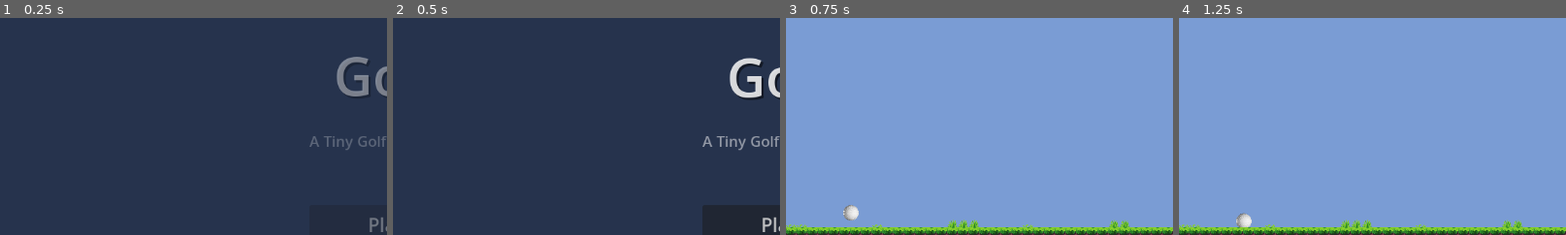
Above: before the commit, frames 1-4 (left to right).
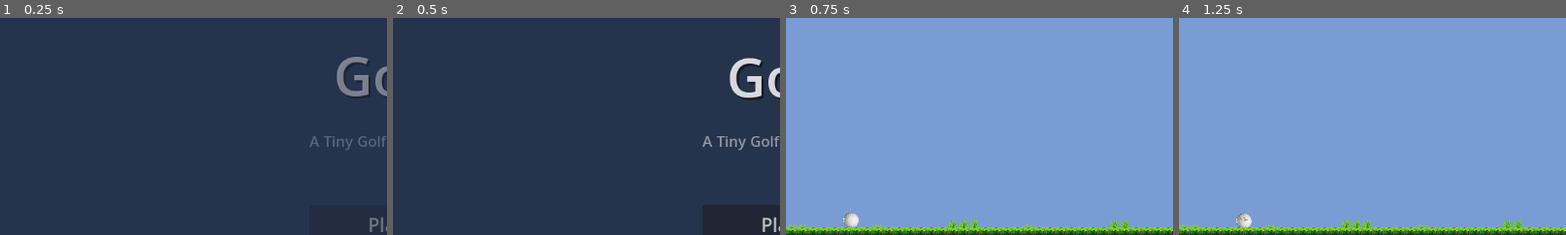
Above: after the commit, the same moments.

Repository: Willemilk/coolgolfgame
Game: Godot game, scene res://title_screen.tscn
Same seed, same stepped clock (60 frames per second), same inputs: the game is played once before the commit and once after it.
Inputs:
- Up to frame 1 (0.25 s): no input
- Up to frame 2 (0.5 s): no input
- Up to frame 3 (0.75 s): click "Play" at 0.5 s
- Up to frame 4 (1.25 s): no input
The pictures show only the part of the screen within x 0-50%, y 11-61%; the shares and areas given below are measured in that part.

Frames 1-2 are identical in both runs. In frame 3, 0.3% of the frame differs, in the area x 14-19%, y 86-97%; in frame 4, less than 0.1%.

Commit message:
speed fixed

Diff:
--- a/ball.gd
+++ b/ball.gd
@@ -1,37 +1,90 @@
 extends RigidBody2D
 
-var shot_power_multiplier = 0.8
-var max_shot_distance = 200.0
-var rest_velocity_threshold = 2.0
+var shot_power_multiplier = 5.0
+var max_shot_distance = 350.0
+var rest_velocity_threshold = 5.0
+var max_speed = 900.0
 
 signal hit_count_changed
 
 var is_aiming = false
 var start_pos = Vector2()
 var hit_count = 0
-var shot_indicator
+var shot_indicator: Line2D
 var was_moving = false
 var ball_sprite
 var trail_timer = 0.0
 
+var physics_dt: float
+var gravity_vector: Vector2
+var damp_factor: float
+
+var dot_indicator: Line2D
+var power_label: Label
+
 
 func _ready():
 	shot_indicator = $ShotIndicator
 	shot_indicator.visible = false
-	shot_indicator.width = 3.0
+	shot_indicator.width = 2.0
 	shot_indicator.top_level = true
+
+	dot_indicator = Line2D.new()
+	dot_indicator.width = 2.0
+	dot_indicator.top_level = true
+	dot_indicator.visible = false
+	dot_indicator.default_color = Color(1, 1, 1, 0.5)
+	dot_indicator.z_index = 10
+	add_child(dot_indicator)
+
+	power_label = Label.new()
+	power_label.top_level = true
+	power_label.visible = false
+	power_label.add_theme_font_size_override("font_size", 14)
+	power_label.add_theme_color_override("font_color", Color.WHITE)
+	power_label.add_theme_color_override("font_shadow_color", Color(0, 0, 0, 0.8))
+	power_label.add_theme_constant_override("shadow_offset_x", 1)
+	power_label.add_theme_constant_override("shadow_offset_y", 1)
+	add_child(power_label)
+
 	ball_sprite = $Ball
 	ball_sprite.scale = Vector2(0.03, 0.03)
-	linear_damp = 5.0
-	angular_damp = 5.0
-	gravity_scale = 1.0
-	continuous_cd = RigidBody2D.CCD_MODE_CAST_SHAPE
+
+	linear_damp_mode = RigidBody2D.DAMP_MODE_REPLACE
+	linear_damp = 1.2
+	angular_damp_mode = RigidBody2D.DAMP_MODE_REPLACE
+	angular_damp = 2.0
+	gravity_scale = 1.8
+	continuous_cd = RigidBody2D.CCD_MODE_CAST_RAY
+	mass = 0.5
+
+	physics_dt = 1.0 / float(ProjectSettings.get_setting("physics/common/physics_ticks_per_second"))
+	var grav_value = ProjectSettings.get_setting("physics/2d/default_gravity")
+	var grav_dir = ProjectSettings.get_setting("physics/2d/default_gravity_vector")
+	gravity_vector = grav_dir * grav_value * gravity_scale
+	damp_factor = maxf(1.0 - physics_dt * linear_damp, 0.0)
+
+	var mat = PhysicsMaterial.new()
+	mat.friction = 0.5
+	mat.bounce = 0.45
+	physics_material_override = mat
+
+
+func _integrate_forces(state: PhysicsDirectBodyState2D):
+	state.linear_velocity = state.linear_velocity.limit_length(max_speed)
+
+	if state.linear_velocity.length() < rest_velocity_threshold and was_moving:
+		state.linear_velocity = Vector2.ZERO
+		state.angular_velocity = 0.0
 
 
 func _physics_process(delta):
 	if shot_indicator.visible:
 		shot_indicator.global_position = global_position
 		shot_indicator.global_rotation = 0
+	if dot_indicator.visible:
+		dot_indicator.global_position = Vector2.ZERO
+		dot_indicator.global_rotation = 0
 
 	if linear_velocity.length() > rest_velocity_threshold:
 		was_moving = true
@@ -42,53 +95,120 @@
 	elif was_moving:
 		was_moving = false
 		trail_timer = 0.0
-		linear_velocity = Vector2.ZERO
-		angular_velocity = 0.0
 		spawn_land_particles()
 		squash_ball(Vector2(0.039, 0.021), Vector2(0.03, 0.03))
 
 
+func is_ball_at_rest() -> bool:
+	return linear_velocity.length() < rest_velocity_threshold and not was_moving
+
+
 func _input(event):
-	if linear_velocity.length() < rest_velocity_threshold and not was_moving:
-		if event is InputEventMouseButton:
-			if event.button_index == MOUSE_BUTTON_LEFT:
-				if event.pressed:
-					if global_position.distance_to(get_global_mouse_position()) < 50.0:
-						is_aiming = true
-						start_pos = global_position
-						shot_indicator.visible = true
-						shot_indicator.global_position = global_position
-						shot_indicator.global_rotation = 0
-						shot_indicator.points = [Vector2.ZERO, Vector2.ZERO]
-				else:
-					if is_aiming:
-						is_aiming = false
-						shot_indicator.visible = false
-						var end_pos = get_global_mouse_position()
-						var shot_vector = start_pos - end_pos
-						if shot_vector.length() > max_shot_distance:
-							shot_vector = shot_vector.normalized() * max_shot_distance
-
-						if shot_vector.length() > 5.0:
-							apply_impulse(shot_vector * shot_power_multiplier)
-							spawn_shoot_particles(shot_vector)
-							squash_ball(Vector2(0.018, 0.042), Vector2(0.03, 0.03))
-							screen_shake(3.0)
-							hit_count += 1
-							emit_signal("hit_count_changed", hit_count)
-		elif event is InputEventMouseMotion:
-			if is_aiming:
-				var mouse_pos = get_global_mouse_position()
-				var direction = start_pos - mouse_pos
-				if direction.length() > max_shot_distance:
-					direction = direction.normalized() * max_shot_distance
-				shot_indicator.points = [Vector2.ZERO, direction]
-				update_indicator_color(direction.length())
+	if not is_ball_at_rest():
+		return
+
+	if event is InputEventMouseButton:
+		if event.button_index == MOUSE_BUTTON_LEFT:
+			if event.pressed:
+				if global_position.distance_to(get_global_mouse_position()) < 60.0:
+					is_aiming = true
+					start_pos = global_position
+					shot_indicator.visible = true
+					dot_indicator.visible = true
+					power_label.visible = true
+					shot_indicator.global_position = global_position
+					shot_indicator.global_rotation = 0
+					shot_indicator.points = [Vector2.ZERO, Vector2.ZERO]
+			else:
+				if is_aiming:
+					is_aiming = false
+					shot_indicator.visible = false
+					dot_indicator.visible = false
+					power_label.visible = false
+					var end_pos = get_global_mouse_position()
+					var shot_vector = start_pos - end_pos
+					if shot_vector.length() > max_shot_distance:
+						shot_vector = shot_vector.normalized() * max_shot_distance
+
+					if shot_vector.length() > 5.0:
+						apply_impulse(shot_vector * shot_power_multiplier)
+						spawn_shoot_particles(shot_vector)
+						squash_ball(Vector2(0.018, 0.042), Vector2(0.03, 0.03))
+						screen_shake(4.0)
+						hit_count += 1
+						emit_signal("hit_count_changed", hit_count)
+	elif event is InputEventMouseMotion:
+		if is_aiming:
+			update_aim()
+
+
+func update_aim():
+	var mouse_pos = get_global_mouse_position()
+	var direction = start_pos - mouse_pos
+	if direction.length() > max_shot_distance:
+		direction = direction.normalized() * max_shot_distance
+
+	var power_ratio = direction.length() / max_shot_distance
+	update_indicator_color(direction.length())
+
+	shot_indicator.points = [Vector2.ZERO, direction * 0.3]
+
+	power_label.text = str(int(power_ratio * 100)) + "%"
+	power_label.global_position = global_position + Vector2(15, -25)
+
+	update_trajectory_preview(direction * shot_power_multiplier)
+
+
+func update_trajectory_preview(impulse: Vector2):
+	var points: PackedVector2Array = []
+	var vel = impulse / mass
+	var pos = global_position
+	var dt = physics_dt
+	var space = get_world_2d().direct_space_state
+	var query = PhysicsRayQueryParameters2D.new()
+	query.exclude = [get_rid()]
+	query.collision_mask = collision_mask
+
+	points.append(pos)
+
+	for i in range(90):
+		var old_pos = pos
+
+		vel *= damp_factor
+		vel += gravity_vector * dt
+		pos += vel * dt
+
+		if vel.length() > max_speed:
+			vel = vel.limit_length(max_speed)
+
+		query.from = old_pos
+		query.to = pos
+		var result = space.intersect_ray(query)
+		if result:
+			points.append(result.position)
+			var normal = result.normal
+			vel = vel.bounce(normal) * physics_material_override.bounce
+			pos = result.position + normal * 2.0
+
+			if vel.length() < rest_velocity_threshold * 2:
+				break
+
+		points.append(pos)
+
+		if vel.length() < rest_velocity_threshold:
+			break
+
+	dot_indicator.points = points
+	dot_indicator.default_color = shot_indicator.default_color * Color(1, 1, 1, 0.4)
 
 
 func update_indicator_color(power):
 	var ratio = power / max_shot_distance
-	var color = Color.GREEN.lerp(Color.RED, ratio)
+	var color: Color
+	if ratio < 0.5:
+		color = Color.GREEN.lerp(Color.YELLOW, ratio * 2.0)
+	else:
+		color = Color.YELLOW.lerp(Color.RED, (ratio - 0.5) * 2.0)
 	shot_indicator.default_color = color
 
 
--- a/level_2.tscn
+++ b/level_2.tscn
@@ -29,78 +29,78 @@
 [sub_resource type="RectangleShape2D" id="RectangleShape2D_oubuo"]
 size = Vector2(48, 48.0938)
 
-[node name="Level2" type="Node2D"]
+[node name="Level2" type="Node2D" unique_id=947663218]
 
-[node name="Terrain" type="StaticBody2D" parent="."]
+[node name="Terrain" type="StaticBody2D" parent="." unique_id=559679832]
 
-[node name="RightWall" type="CollisionShape2D" parent="Terrain"]
+[node name="RightWall" type="CollisionShape2D" parent="Terrain" unique_id=1819403478]
 position = Vector2(1160, 232)
 shape = SubResource("RectangleShape2D_i6bdp")
 
-[node name="CollisionShape2D" type="CollisionShape2D" parent="Terrain"]
+[node name="CollisionShape2D" type="CollisionShape2D" parent="Terrain" unique_id=1255671929]
 position = Vector2(572.375, 516)
 shape = SubResource("RectangleShape2D_poqr1")
 
-[node name="LeftWall" type="CollisionShape2D" parent="Terrain"]
+[node name="LeftWall" type="CollisionShape2D" parent="Terrain" unique_id=1425580762]
 position = Vector2(-8, 231)
 shape = SubResource("RectangleShape2D_i6bdp")
 
-[node name="UpperWall" type="CollisionShape2D" parent="Terrain"]
+[node name="UpperWall" type="CollisionShape2D" parent="Terrain" unique_id=695953853]
 position = Vector2(575, -5.5)
 shape = SubResource("RectangleShape2D_mu4d0")
 
-[node name="Structure" type="StaticBody2D" parent="Terrain"]
+[node name="Structure" type="StaticBody2D" parent="Terrain" unique_id=984633560]
 
-[node name="CollisionShape2D" type="CollisionShape2D" parent="Terrain/Structure"]
+[node name="CollisionShape2D" type="CollisionShape2D" parent="Terrain/Structure" unique_id=1657255679]
 position = Vector2(608, 244)
 shape = SubResource("RectangleShape2D_2qpmh")
 
-[node name="CollisionShape2D2" type="CollisionShape2D" parent="Terrain/Structure"]
+[node name="CollisionShape2D2" type="CollisionShape2D" parent="Terrain/Structure" unique_id=1263647274]
 position = Vector2(540, 348)
 shape = SubResource("RectangleShape2D_osge8")
 
-[node name="CollisionShape2D3" type="CollisionShape2D" parent="Terrain/Structure"]
+[node name="CollisionShape2D3" type="CollisionShape2D" parent="Terrain/Structure" unique_id=564278672]
 position = Vector2(552, 312)
 shape = SubResource("RectangleShape2D_g74wb")
 
-[node name="CollisionShape2D4" type="CollisionShape2D" parent="Terrain/Structure"]
+[node name="CollisionShape2D4" type="CollisionShape2D" parent="Terrain/Structure" unique_id=71524418]
 position = Vector2(512, 368)
 shape = SubResource("RectangleShape2D_3vy27")
 
-[node name="Obstakels" type="StaticBody2D" parent="."]
+[node name="Obstakels" type="StaticBody2D" parent="." unique_id=1256503764]
 
-[node name="Hole" type="Area2D" parent="."]
+[node name="Hole" type="Area2D" parent="." unique_id=1230098199]
 script = ExtResource("1_e5bee")
 
-[node name="CollisionShape2D" type="CollisionShape2D" parent="Hole"]
+[node name="CollisionShape2D" type="CollisionShape2D" parent="Hole" unique_id=713587793]
 position = Vector2(1112, 344.047)
 shape = SubResource("RectangleShape2D_oubuo")
 
-[node name="Sprite2D" type="Sprite2D" parent="Hole"]
+[node name="Sprite2D" type="Sprite2D" parent="Hole" unique_id=368765266]
 position = Vector2(1112, 344)
 scale = Vector2(1.5, 1.5)
 texture = ExtResource("2_63i3n")
 
-[node name="UI" type="CanvasLayer" parent="."]
+[node name="UI" type="CanvasLayer" parent="." unique_id=1722849785]
 
-[node name="HitLabel" type="Label" parent="UI"]
+[node name="HitLabel" type="Label" parent="UI" unique_id=1127769464]
 offset_left = 1280.0
 offset_top = 608.0
 offset_right = 2432.0
 offset_bottom = 1256.0
 
-[node name="Ball" parent="." instance=ExtResource("3_o3rt0")]
+[node name="Ball" parent="." unique_id=497351273 instance=ExtResource("3_o3rt0")]
 position = Vector2(96, 352)
 scale = Vector2(2, 2)
 mass = 0.022
 gravity_scale = 0.0
 
-[node name="TileMap" type="TileMap" parent="."]
+[node name="TileMap" type="TileMap" parent="." unique_id=235892144]
 tile_set = ExtResource("4_fqhkx")
 format = 2
 layer_0/tile_data = PackedInt32Array(1572864, 196608, 0, 1572865, 196608, 0, 1572866, 196608, 0, 1572867, 196608, 0, 15 …(27244 unchanged characters)…
 
-[node name="ColorRect" type="ColorRect" parent="."]
+[node name="ColorRect" type="ColorRect" parent="." unique_id=819801706]
 show_behind_parent = true
 offset_right = 1152.0
 offset_bottom = 656.0
--- a/music_manager.gd
+++ b/music_manager.gd
@@ -1,37 +1,40 @@
 extends Node
 
-var player
-var songs = []
+var songs = [
+	"res://music/lensko_cetus.mp3"
+]
 var current_song = 0
-var volume_db = 0.0
+var volume_linear = 0.8
+var player: AudioStreamPlayer
 
 
 func _ready():
-	var music_dir = DirAccess.open("res://music/")
-	if music_dir:
-		music_dir.list_dir_begin()
-		var file = music_dir.get_next()
-		while file != "":
-			if file.ends_with(".ogg") or file.ends_with(".mp3"):
-				songs.append("res://music/" + file)
-			file = music_dir.get_next()
+	player = AudioStreamPlayer.new()
+	player.bus = &"Master"
+	add_child(player)
+	player.finished.connect(_on_song_finished)
 
 	if songs.size() > 0:
 		songs.shuffle()
-		player = AudioStreamPlayer.new()
-		player.bus = "Master"
-		player.volume_db = volume_db
-		add_child(player)
-		player.finished.connect(_on_song_finished)
-		play_song()
+		call_deferred("play_song")
 
 
 func play_song():
-	if songs.size() == 0:
+	if songs.size() == 0 or current_song >= songs.size():
 		return
+
 	var stream = load(songs[current_song])
+	if stream == null:
+		push_warning("MusicManager: Could not load " + songs[current_song])
+		return
+
+	if stream is AudioStreamMP3:
+		stream.loop = false
+
 	player.stream = stream
+	player.volume_db = linear_to_db(volume_linear)
 	player.play()
+	print("MusicManager: Now playing " + songs[current_song] + " at " + str(player.volume_db) + " dB")
 
 
 func _on_song_finished():
@@ -43,10 +46,10 @@
 
 
 func set_volume(value):
-	volume_db = lerp(-40.0, 0.0, value)
+	volume_linear = clampf(value, 0.0, 1.0)
 	if player:
-		player.volume_db = volume_db
+		player.volume_db = linear_to_db(volume_linear)
 
 
 func get_volume_normalized():
-	return inverse_lerp(-40.0, 0.0, volume_db)
+	return volume_linear
--- a/project.godot
+++ b/project.godot
@@ -19,6 +19,10 @@
 config/features=PackedStringArray("4.6", "GL Compatibility")
 config/icon="res://icon.svg"
 
+[autoload]
+
+MusicManager="*uid://d3rfgmkukfkxg"
+
 [rendering]
 
 renderer/rendering_method="gl_compatibility"
--- a/title_screen.gd
+++ b/title_screen.gd
@@ -71,7 +71,7 @@
 	volume_slider.min_value = 0.0
 	volume_slider.max_value = 1.0
 	volume_slider.step = 0.05
-	volume_slider.value = 0.8
+	volume_slider.value = MusicManager.get_volume_normalized()
 	volume_slider.value_changed.connect(_on_volume_changed)
 	music_container.add_child(volume_slider)
 
@@ -107,4 +107,4 @@
 
 
 func _on_volume_changed(value):
-	pass
+	MusicManager.set_volume(value)
Not shown: 1 places in MyTileSet.tres that only renumber resources
Not shown: 1 places in level_2.tscn that only renumber resources
Not shown, added: music/lensko_cetus.mp3.import
Not shown, added: music/lensko_cetus.mp3
